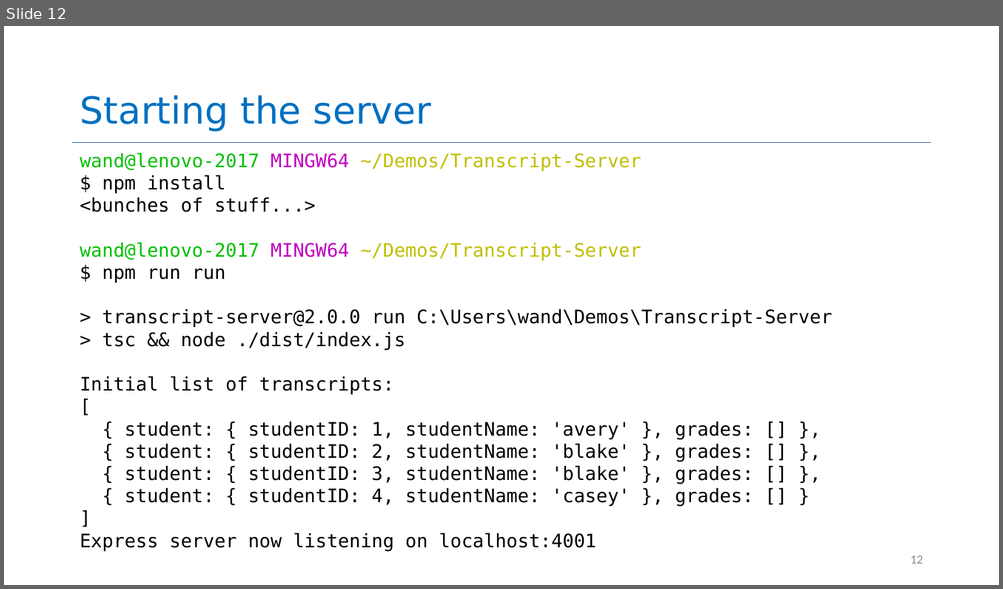
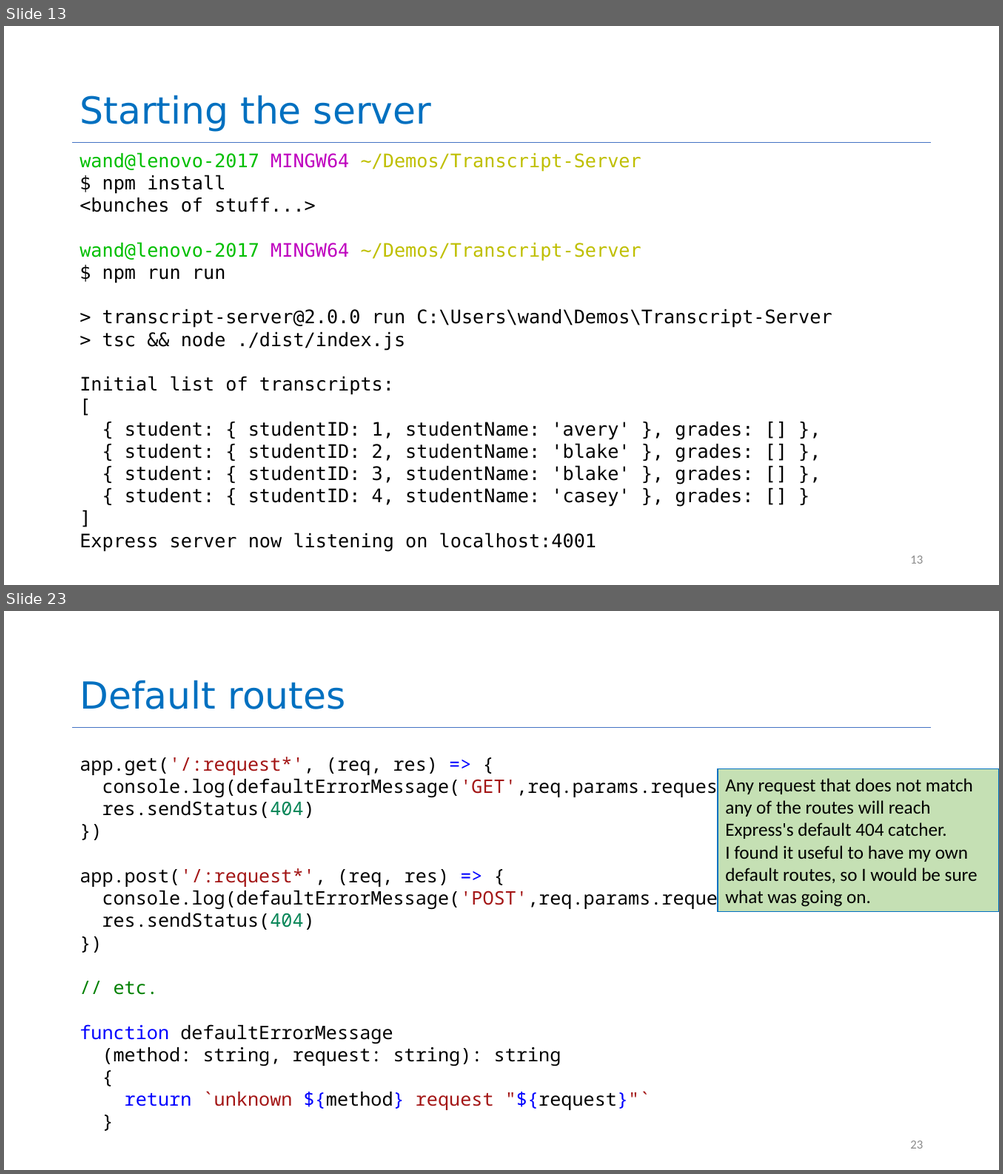
Before and after one commit to neu-se/CS4530-CS5500-Spring-2021, a slide deck: Slides/Lesson 3.4 Building a REST server.pptx. Shown one above the other, each under a label of ours: slide 12 before the commit, slides 13 and 23 after it; the slides between them are not shown. The pictures are 1003x589 and 1003x1174 pixels, drawn with LibreOffice and Linux fonts; fonts in the diff are those of the drawing. Boxes give left, top, right and bottom in pixels: in the first picture for what was removed or moved away, otherwise in the second. Text is boxed around its words. In the diff, an @@ line names an element or a change of style, - is before the commit and + after.

```diff
--- a/Slides/Lesson 3.4 Building a REST server.pptx
+++ b/Slides/Lesson 3.4 Building a REST server.pptx
@@ slide 23 added at (4,611,999,1170), background #FFFFFF; not listed: 1 template element that a slide beside it also shows @@
@@ title added at (79,680,345,709), 36 pt, text #0070C0 @@
+Default routes
@@ text added at (79,757,762,1111), 18 pt, text #000000 @@
+app.get('/:request*', (req, res) => {
+console.log(defaultErrorMessage('GET',req.params.request))
+res.sendStatus(404)
+})
+app.post('/:request*', (req, res) => {
+console.log(defaultErrorMessage('POST',req.params.request))
+res.sendStatus(404)
+})
+// etc.
+function defaultErrorMessage
+(method: string, request: string): string
+{
+return `unknown ${method} request "${request}"`
+}
@@ rectangle added at (718,769,999,912), fill #C5E0B4, outline #0070C0 1 pt, 18 pt, text #000000 @@
+Any request that does not match any of the routes will reach Express's default 404 catcher.
+I found it useful to have my own default routes, so I would be sure what was going on.
@@ page number added at (910,1141,922,1149), 12 pt, text #8C8C8C @@
+23
@@ what was slide 12 is now slide 13 @@
@@ page number at (910,556,922,564): text changed @@
-12
+13
```
Also in this commit, not shown: 9 slides changed, 9 other slides added, 2 slides removed, 5 other files.
